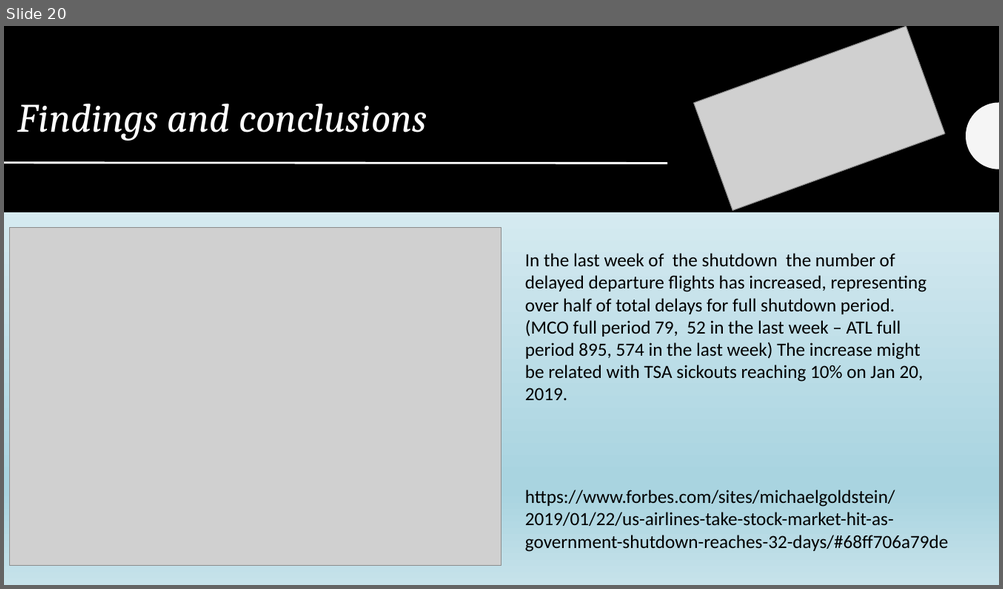
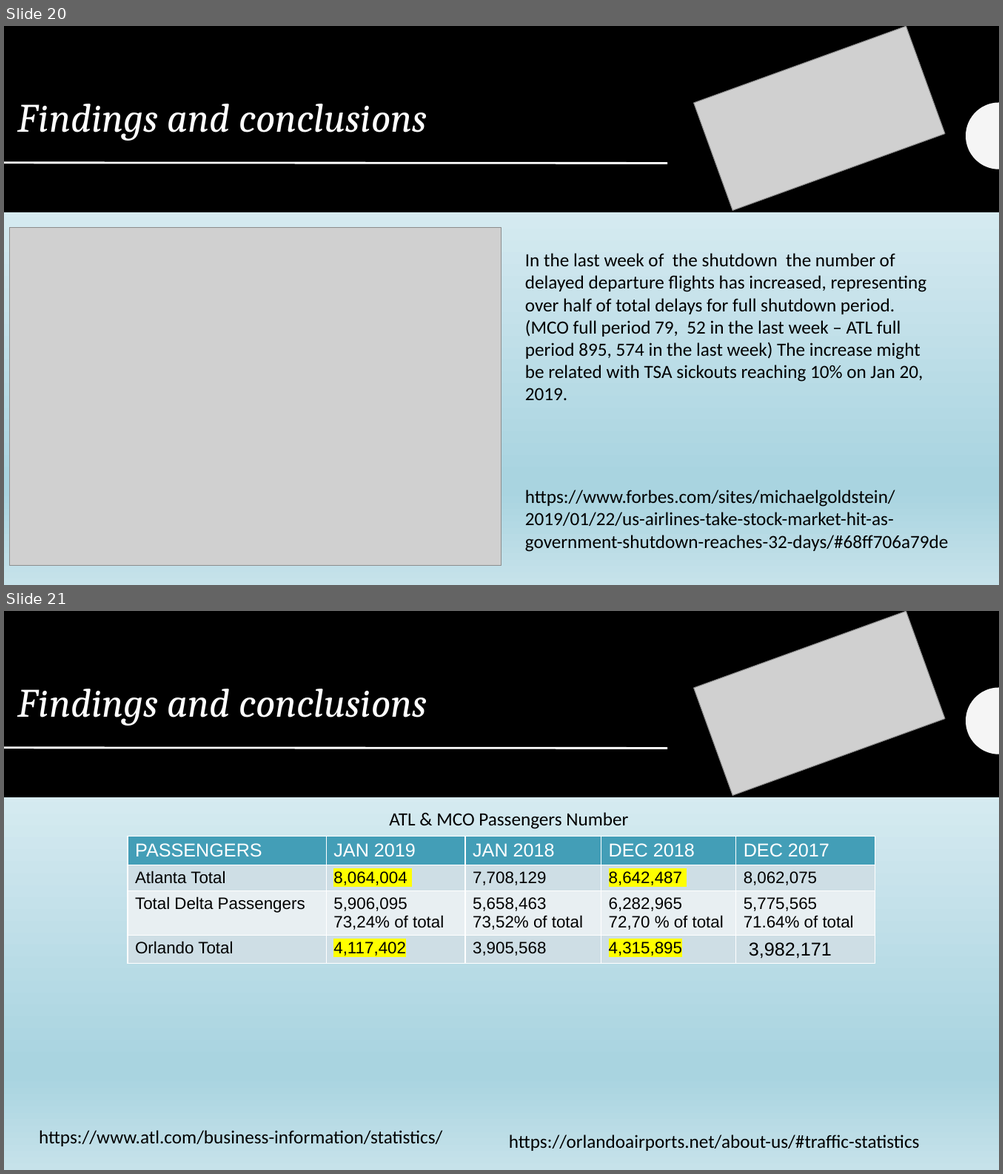
Before and after one commit to leannesevier/BAMF-Project-7, a slide deck: BAMF Presentation.pptx. Shown one above the other, each under a label of ours: slide 20 before the commit, slides 20 and 21 after it. The pictures are 1003x589 and 1003x1174 pixels, drawn with LibreOffice and Linux fonts; fonts in the diff are those of the drawing; grey boxes stand for pictures. Boxes give left, top, right and bottom in pixels: in the first picture for what was removed or moved away, otherwise in the second. Text is boxed around its words. In the diff, an @@ line names an element or a change of style, - is before the commit and + after.

```diff
--- a/BAMF Presentation.pptx
+++ b/BAMF Presentation.pptx
@@ slide 21 added at (4, 611, 999, 1170), background gradient #F5FAFC to #A9D4E0 to #C6E2EA; not listed: 2 template elements that a slide beside it also shows @@
@@ rectangle added at (4, 611, 999, 1170), fill gradient #F5FAFC to #A9D4E0 to #C6E2EA @@
@@ rectangle added at (4, 611, 999, 797), fill #000000 @@
@@ picture added at (694, 611, 945, 795) @@
@@ title added at (17, 689, 427, 726), 39 pt, text #FFFFFF, italic @@
+Findings and conclusions
@@ freeform shape added at (966, 688, 999, 755), fill #F5F5F5 @@
@@ line added from (4, 748) to (667, 749), #FFFFFF 2 pt @@
@@ text added at (389, 812, 628, 829), 18 pt, text #000000 @@
+ATL & MCO Passengers Number
@@ table added at (128, 836, 876, 971), 4 rows, 5 columns @@
+PASSENGERS | JAN 2019 | JAN 2018 | DEC 2018 | DEC 2017
+Atlanta Total | 8,064,004 | 7,708,129 | 8,642,487 | 8,062,075
+Total Delta Passengers | 5,906,095 / 73,24% of total | 5,658,463 / 73,52% of total | 6,282,965 / 72,70 % of total | 5,775,565 / 71.64% of total
+Orlando Total | 4,117,402 | 3,905,568 | 4,315,895 | 3,982,171
@@ text added at (39, 1130, 442, 1147), 18 pt, text #000000 @@
+https://www.atl.com/business-information/statistics/
@@ text added at (509, 1135, 919, 1151), 18 pt, text #000000 @@
+https://orlandoairports.net/about-us/#traffic-statistics
```
Also in this commit, not shown: 1 slide changed.
